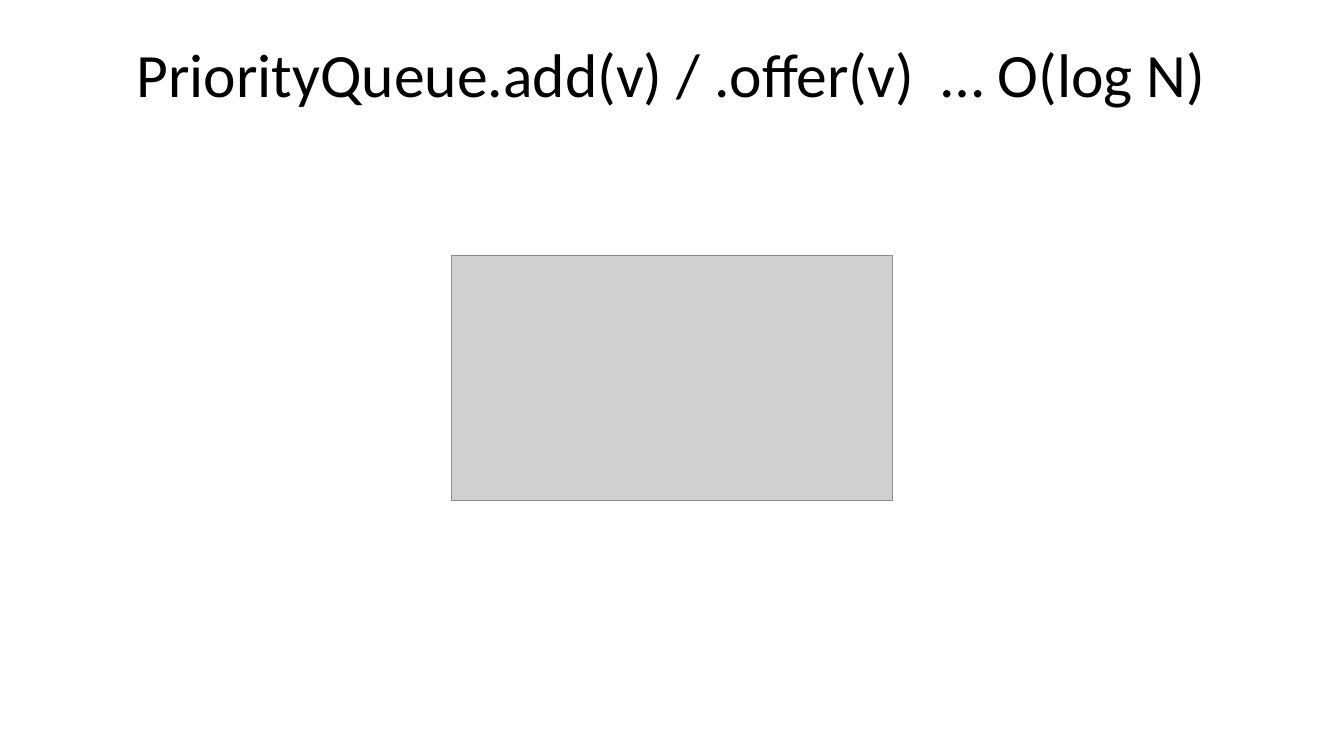
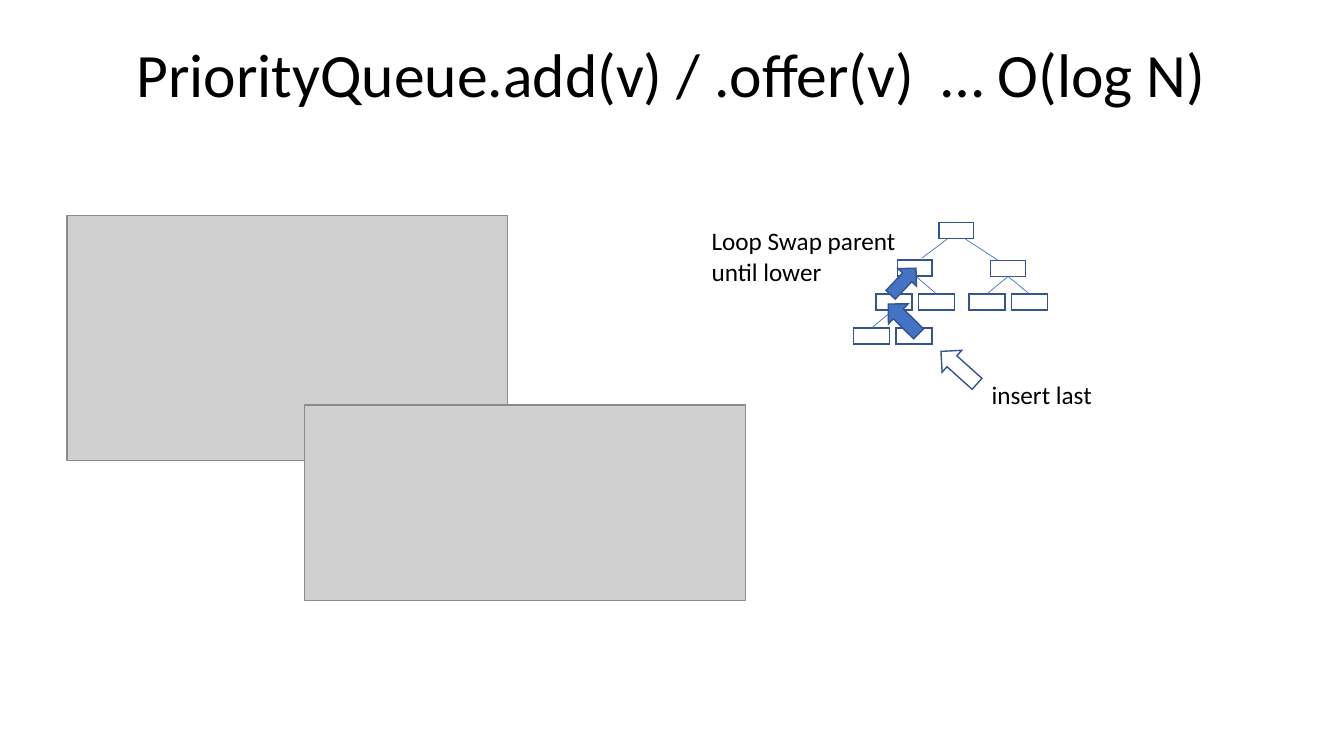
Before and after one commit to Arnaud-Nauwynck/presentations, a slide deck: slide 51 of java/Basic-Data-Structures.pptx (slide 47 before the commit). Drawn at 1344x756 pixels with LibreOffice and Linux fonts; fonts in the diff are those of the drawing; grey boxes stand for pictures. Boxes give left, top, right and bottom in pixels: in the first picture for what was removed or moved away, otherwise in the second. Text is boxed around its words. In the diff, an @@ line names an element or a change of style, - is before the commit and + after.

```diff
--- a/java/Basic-Data-Structures.pptx
+++ b/java/Basic-Data-Structures.pptx
@@ picture: place and size @@
-picture at [452, 255, 893, 501]
+picture at [67, 215, 508, 461]
@@ text added at [712, 233, 896, 281], 18 pt, text #000000 @@
+Loop Swap parent
+until lower
@@ line added from (948, 239) to (923, 258), #4472C4 0.5 pt @@
@@ rectangle added at [940, 223, 974, 239], outline #325491 1 pt @@
@@ line added from (966, 239) to (997, 260), #4472C4 0.5 pt @@
@@ down arrow added at [882, 259, 926, 303], fill #4472C4, outline #325491 1 pt @@
@@ rectangle added at [897, 260, 932, 276], outline #325491 1 pt @@
@@ rectangle added at [991, 260, 1025, 276], outline #325491 1 pt @@
@@ rectangle added at [876, 294, 912, 311], outline #325491 1 pt @@
@@ down arrow added at [878, 294, 928, 344], fill #4472C4, outline #325491 1 pt @@
@@ line added from (915, 276) to (894, 294), #4472C4 0.5 pt @@
@@ line added from (915, 276) to (937, 294), #4472C4 0.5 pt @@
@@ rectangle added at [919, 294, 955, 311], outline #325491 1 pt @@
@@ rectangle added at [969, 294, 1005, 311], outline #325491 1 pt @@
@@ line added from (1008, 276) to (987, 294), #4472C4 0.5 pt @@
@@ line added from (1008, 276) to (1029, 294), #4472C4 0.5 pt @@
@@ rectangle added at [1011, 294, 1048, 311], outline #325491 1 pt @@
@@ rectangle added at [854, 328, 890, 344], outline #325491 1 pt @@
@@ line added from (893, 311) to (872, 328), #4472C4 0.5 pt @@
@@ line added from (893, 311) to (914, 328), #4472C4 0.5 pt @@
@@ rectangle added at [896, 328, 933, 344], outline #325491 1 pt @@
@@ down arrow added at [932, 341, 987, 395], outline #325491 1 pt @@
@@ text added at [992, 386, 1092, 405], 18 pt, text #000000 @@
+insert last
@@ picture added at [304, 405, 746, 601] @@
```
Also in this commit, not shown: 3 other slides changed, 7 slides added, 3 slides removed.
